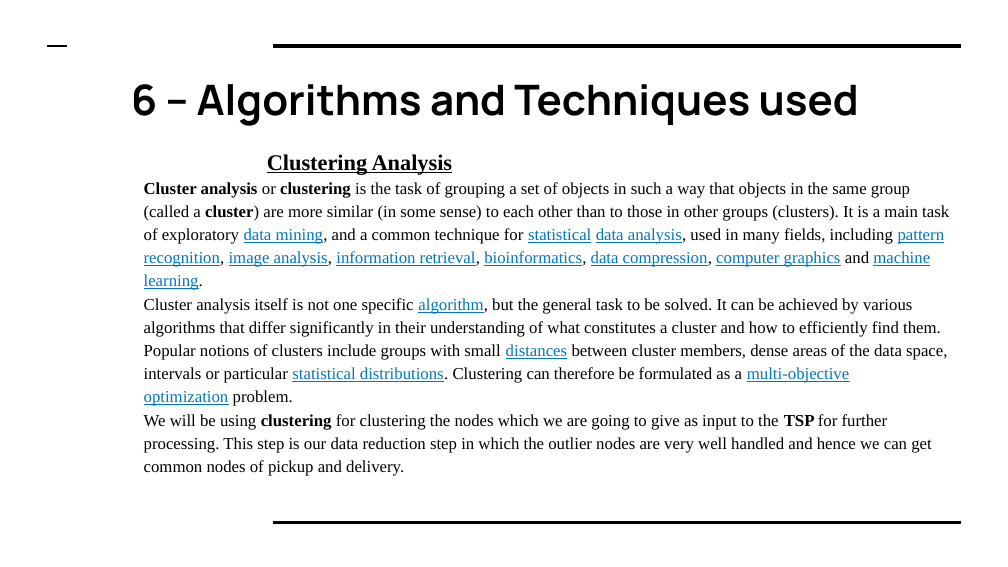
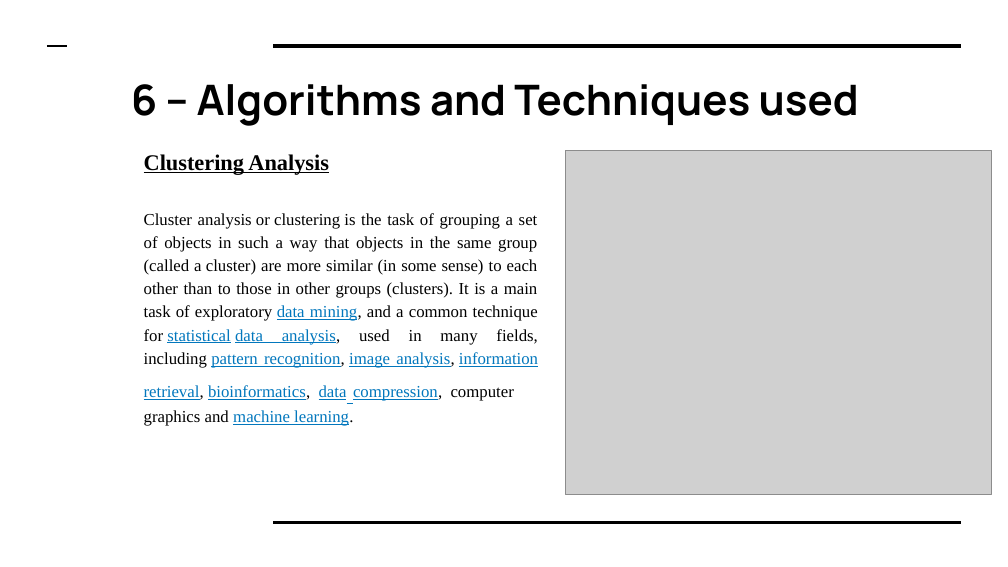
Before and after one commit to meetb007/kissan-bandhu, a slide deck: slide 15 of documents/kisaan Bandhu.pptx. Drawn at 1008x567 pixels with LibreOffice and Linux fonts; fonts in the diff are those of the drawing; grey boxes stand for pictures. Boxes give left, top, right and bottom in pixels: in the first picture for what was removed or moved away, otherwise in the second. Text is boxed around its words. In the diff, an @@ line names an element or a change of style, - is before the commit and + after.

```diff
--- a/documents/kisaan Bandhu.pptx
+++ b/documents/kisaan Bandhu.pptx
@@ picture added at (x1=565, y1=150, x2=992, y2=495) @@
@@ text at (x1=144, y1=213, x2=538, y2=426): text changed @@
-Cluster analysis or clustering is the task of grouping a set of objects in such a way that objects in the same group (called a cluster) are more similar (in some sense) to each other than to those in other groups (clusters). It is a main task of exploratory data mining, and a common technique for statistical data analysis, used in many fields, including pattern recognition, image analysis, information retrieval, bioinformatics, data compression, computer graphics and machine learning.
-Cluster analysis itself is not one specific algorithm, but the general task to be solved. It can be achieved by various algorithms that differ significantly in their understanding of what constitutes a cluster and how to efficiently find them. Popular notions of clusters include groups with small distances between cluster members, dense areas of the data space, intervals or particular statistical distributions. Clustering can therefore be formulated as a multi-objective optimization problem.
-We will be using clustering for clustering the nodes which we are going to give as input to the TSP for further processing. This step is our data reduction step in which the outlier nodes are very well handled and hence we can get common nodes of pickup and delivery.
+Cluster analysis or clustering is the task of grouping a set of objects in such a way that objects in the same group (called a cluster) are more similar (in some sense) to each other than to those in other groups (clusters). It is a main task of exploratory data mining, and a common technique for statistical data analysis, used in many fields, including pattern recognition, image analysis, information retrieval, bioinformatics, data compression, computer
+graphics and machine learning.
```
Also in this commit, not shown: 8 other slides changed, 2 slides added, 2 slides removed, 4 other files.
